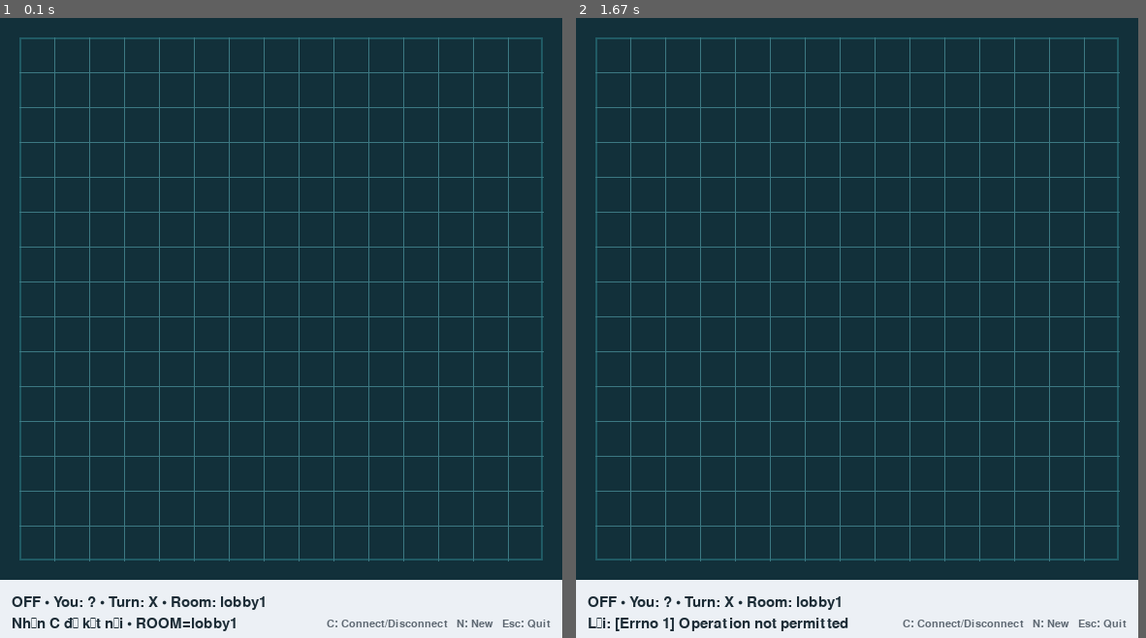
Above: before the commit, frames 1-2 (left to right).
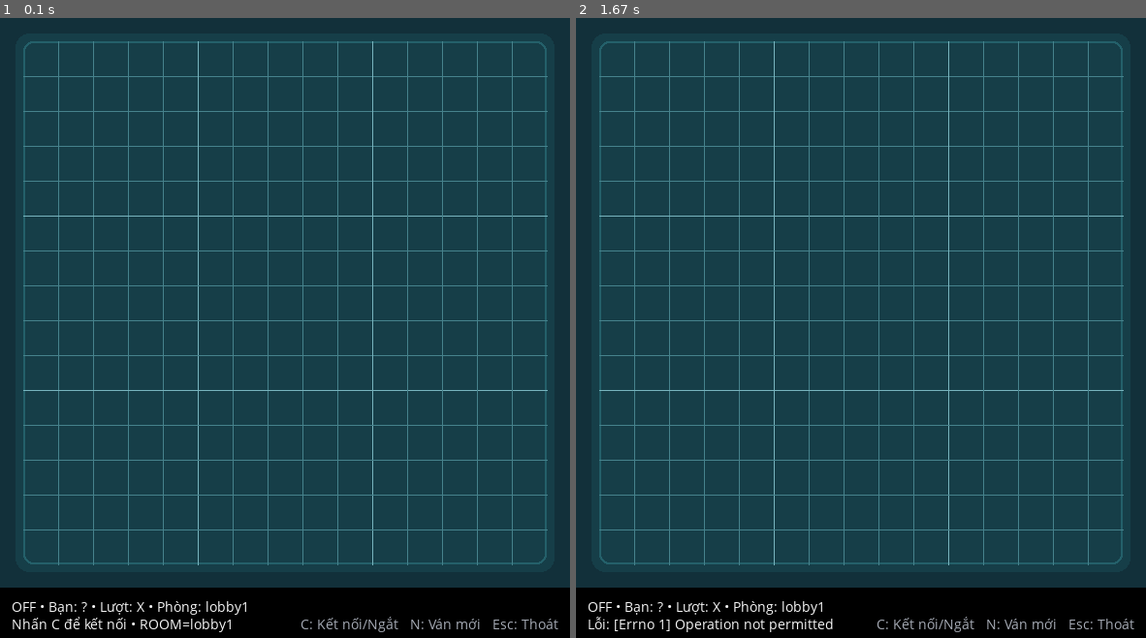
Above: after the commit, the same moments.

Repository: SilviaNguyen/CaroGame---Lap-Trinh-Mang-
Game: pygame game, started from client_pygame.py
Same seed, same stepped clock (60 frames per second), same inputs: the game is played once before the commit and once after it.
Inputs (mouse positions are in pixels of both pictures, inside the frame that each line leads up to):
- Up to frame 1 (0.1 s): no input
- Up to frame 2 (1.67 s): tap C at 0.33 s; click (866, 371) at 0.72 s
In our replay, the window is 580x640 before the commit and 588x640 after it. These sizes can differ from the game's own. Grey fills any space a smaller window leaves; there, only what the larger window draws over its background counts as a difference.

The runs differ from the first frame. In frame 1, 19% of the frame differs, in the area x 0-100%, y 3-100%; in frame 2, 19%.

Commit message:
UI fix + multiple clients + handle leaving

Diff:
--- a/board.py
+++ b/board.py
@@ -1,82 +1,66 @@
-from typing import List, Optional, Tuple
-
 class Board:
     def __init__(self, size: int = 15, win_len: int = 5):
         if size < 3 or win_len < 3:
             raise ValueError("size and win_len must be >= 3")
         self.size = size
         self.win_len = win_len
-        self.grid: List[List[str]] = [["" for _ in range(size)] for _ in range(size)]
+        self.grid = [["" for _ in range(size)] for _ in range(size)]
         self.moves = 0
-        self.winner: Optional[str] = None
-        self.turn: str = "X"  # X đi trước
+        self.winner = None
+        self.turn = "X"
+        self.win_line = None  # [(x,y), ...]
 
-    def in_bounds(self, x: int, y: int) -> bool:
-        return 0 <= x < self.size and 0 <= y < self.size
-
-    def get(self, x: int, y: int) -> Optional[str]:
-        if not self.in_bounds(x,y):
-            return None
-        return self.grid[y][x]
+    def reset(self):
+        self.grid = [["" for _ in range(self.size)] for _ in range(self.size)]
+        self.moves = 0
+        self.winner = None
+        self.turn = "X"
+        self.win_line = None
 
     def place(self, x: int, y: int, symbol: str) -> bool:
-        if self.winner is not None:
+        if self.winner:
             return False
-        if not self.in_bounds(x, y) or self.grid[y][x] != "" or symbol != self.turn:
+        if not (0 <= x < self.size and 0 <= y < self.size):
+            return False
+        if self.grid[y][x] != "":
             return False
         self.grid[y][x] = symbol
         self.moves += 1
-        if self.check_win_from(x, y):
+        win, line = self.check_win(x, y, symbol)
+        if win:
             self.winner = symbol
+            self.win_line = line
         else:
             self.turn = "O" if self.turn == "X" else "X"
         return True
 
-    def line_count(self, x: int, y: int, dx: int, dy: int) -> int:
-        sym = self.get(x, y)
-        if sym == "":
-            return 0
-        total = 1
-        # tiến
-        cx, cy = x + dx, y + dy
-        while self.in_bounds(cx, cy) and self.get(cx, cy) == sym:
-            total += 1
-            cx += dx
-            cy += dy
-        # lùi
-        cx, cy = x - dx, y - dy
-        while self.in_bounds(cx, cy) and self.get(cx, cy) == sym:
-            total += 1
-            cx -= dx
-            cy -= dy
-        return total
+    def check_win(self, x: int, y: int, symbol: str):
+        dirs = [(1, 0), (0, 1), (1, 1), (1, -1)]
+        for dx, dy in dirs:
+            coords = [(x, y)]
+            # + direction
+            nx, ny = x, y
+            while True:
+                nx += dx; ny += dy
+                if 0 <= nx < self.size and 0 <= ny < self.size and self.grid[ny][nx] == symbol:
+                    coords.append((nx, ny))
+                else:
+                    break
+            # - direction
+            nx, ny = x, y
+            while True:
+                nx -= dx; ny -= dy
+                if 0 <= nx < self.size and 0 <= ny < self.size and self.grid[ny][nx] == symbol:
+                    coords.insert(0, (nx, ny))
+                else:
+                    break
 
-    def check_win_from(self, x: int, y: int) -> bool:
-        directions = [(1,0),(0,1),(1,1),(1,-1)]
-        for dx, dy in directions:
-            if self.line_count(x, y, dx, dy) >= self.win_len:
-                return True
-        return False
+            if len(coords) >= self.win_len:
+                return True, coords
+        return False, None
 
     def is_draw(self) -> bool:
-        return self.winner is None and self.moves >= self.size * self.size
+        return self.moves >= self.size * self.size and self.winner is None
 
-    def to_list(self) -> List[List[str]]:
-        return self.grid
-
-    @classmethod
-    def from_list(cls, grid: List[List[str]], turn: str, win_len: int):
-        b = cls(size=len(grid), win_len=win_len)
-        b.grid = grid
-        b.turn = turn
-        # Recompute moves quickly
-        b.moves = sum(1 for row in grid for c in row if c)
-        return b
-
-    # === HÀM MỚI ĐƯỢC THÊM ĐỂ XỬ LÝ NÚT NEW===
-    def reset(self):
-        """Sửa lỗi crash khi bấm New Game."""
-        self.grid = [["" for _ in range(self.size)] for _ in range(self.size)]
-        self.moves = 0
-        self.winner = None
-        self.turn = "X"
+    def to_list(self):
+        return [row[:] for row in self.grid]
--- a/client_pygame.py
+++ b/client_pygame.py
@@ -1,4 +1,4 @@
-import sys, socket, threading, json, pygame
+import sys, socket, threading, json, pygame, os
 
 HOST = "127.0.0.1"; PORT = 5000
 if len(sys.argv)>=2: HOST = sys.argv[1]
@@ -6,15 +6,46 @@
 ROOM = "lobby1"
 if len(sys.argv)>=4: ROOM = sys.argv[3]
 
-SIZE=15; CELL=36; MARGIN=20
-W=MARGIN*2+CELL*SIZE; H=MARGIN*2+CELL*SIZE+60; FPS=60
+SIZE=15; CELL=36; MARGIN=24
+W=MARGIN*2+CELL*SIZE; H=MARGIN*2+CELL*SIZE+52  # bar thấp hơn
+FPS=60
 
 pygame.init()
 screen=pygame.display.set_mode((W,H)); pygame.display.set_caption("Caro LAN Client")
-clock=pygame.time.Clock(); font=pygame.font.SysFont(None,22); small=pygame.font.SysFont(None,16)
-
-BG=(18,48,58); GRID=(60,120,130); LINE=(32,90,100)
-XCOL=(230,240,240); OCOL=(235,85,85); BAR=(236,240,245); TXT=(28,44,54); MUTED=(95,105,115)
+clock=pygame.time.Clock()
+
+# ---------- Font Unicode đẹp ----------
+def load_vn_font(size: int):
+    # Ưu tiên font kèm theo
+    for ttf in ["NotoSans-SemiBold.ttf","NotoSans-Regular.ttf","DejaVuSans.ttf","Roboto-Regular.ttf"]:
+        p = os.path.join(os.path.dirname(__file__), ttf)
+        if os.path.exists(p):
+            return pygame.font.Font(p, size)
+    # Font hệ thống
+    candidates = ["segoeui","arial","tahoma","dejavusans","notosans","roboto","arialunicodems"]
+    path = pygame.font.match_font(candidates)
+    if path: return pygame.font.Font(path, size)
+    return pygame.font.SysFont(None, size)
+
+# Font: chữ chính nhỏ gọn, status bar nhỏ hơn
+font = load_vn_font(20)
+small = load_vn_font(14)
+
+# ---------- Palette ----------
+BG=(18,48,58)        # nền tổng thể
+PANEL=(22,62,72)     # tấm nền bo quanh bàn
+GRID=(70,130,140)    # lưới thường (dùng aaline)
+GRID5=(120,180,190)  # lưới mỗi 5 ô
+BORDER=(36,96,106)   # viền bàn
+XCOL=(235,240,240)
+OCOL=(235,85,85)
+WINCOL=(255,210,64)
+
+BAR=(0,0,0)          # status bar nền đen
+TXT=(245,245,245)    # chữ trắng
+MUTED=(165,170,180)  # chữ mờ
+
+BAR_H=52
 
 class Net:
     def __init__(self, onmsg):
@@ -24,7 +55,6 @@
         try:
             s=socket.socket(socket.AF_INET, socket.SOCK_STREAM); s.connect((host,port))
             self.sock=s; self.connected=True; threading.Thread(target=self.reader, daemon=True).start()
-            # gửi join ngay
             self.send({"type":"join","room":ROOM})
             return True
         except Exception as e:
@@ -61,7 +91,13 @@
     def __init__(self):
         self.grid=[["" for _ in range(SIZE)] for _ in range(SIZE)]
         self.turn="X"; self.me="?"; self.winner=None; self.draw=False
+        self.win_line=None
         self.status=f"Nhấn C để kết nối • ROOM={ROOM}"
+
+    def _update_turn_status(self):
+        if self.winner or self.draw: return
+        self.status = "Đến lượt bạn" if self.me == self.turn else "Chưa đến lượt bạn"
+
     def apply(self, m):
         t=m.get("type")
         if t=="welcome":
@@ -69,22 +105,42 @@
             net.send({"type":"sync"})
         elif t=="start":
             self.grid=m.get("board",self.grid); self.turn=m.get("turn",self.turn)
-            self.winner=None; self.draw=False; self.status="Ván mới bắt đầu"
+            self.winner=None; self.draw=False; self.win_line=None
+            self._update_turn_status()
         elif t=="update":
             self.grid=m.get("board",self.grid); self.turn=m.get("turn",self.turn)
             self.winner=m.get("winner"); self.draw=m.get("draw",False)
+            self.win_line=m.get("win_line")
+            if not (self.winner or self.draw):
+                self._update_turn_status()
         elif t=="end":
             self.status=m.get("message","Kết thúc ván")
+            if m.get("win_line") is not None:
+                self.win_line = m.get("win_line")
         elif t in ("info","error"):
             self.status=m.get("message","")
 
+st = State()
+net = Net(lambda m: st.apply(m))
+
 def draw_board(st):
-    rect=pygame.Rect(MARGIN,MARGIN,CELL*SIZE,CELL*SIZE)
-    pygame.draw.rect(screen,LINE,rect,2)
-    for i in range(1,SIZE):
-        x=MARGIN+i*CELL; y=MARGIN+i*CELL
-        pygame.draw.line(screen,GRID,(x,MARGIN),(x,MARGIN+CELL*SIZE),1)
-        pygame.draw.line(screen,GRID,(MARGIN,y),(MARGIN+CELL*SIZE,y),1)
+    # panel bo góc
+    panel = pygame.Rect(MARGIN-8, MARGIN-8, CELL*SIZE+16, CELL*SIZE+16)
+    pygame.draw.rect(screen, PANEL, panel, border_radius=14)
+
+    # khung bàn
+    board_rect = pygame.Rect(MARGIN, MARGIN, CELL*SIZE, CELL*SIZE)
+    pygame.draw.rect(screen, BORDER, board_rect, width=2, border_radius=10)
+
+    # lưới mịn với aaline; đậm mỗi 5 ô
+    for i in range(1, SIZE):
+        x = MARGIN + i*CELL
+        y = MARGIN + i*CELL
+        col = GRID5 if i % 5 == 0 else GRID
+        pygame.draw.aaline(screen, col, (x,MARGIN), (x,MARGIN+CELL*SIZE))
+        pygame.draw.aaline(screen, col, (MARGIN,y), (MARGIN+CELL*SIZE,y))
+
+    # quân cờ
     for y in range(SIZE):
         for x in range(SIZE):
             v=st.grid[y][x]
@@ -92,26 +148,35 @@
             cx=MARGIN+x*CELL+CELL//2; cy=MARGIN+y*CELL+CELL//2
             if v=="X":
                 s=CELL//2-6
-                pygame.draw.line(screen,XCOL,(cx-s,cy-s),(cx+s,cy+s),4)
-                pygame.draw.line(screen,XCOL,(cx-s,cy+s),(cx+s,cy-s),4)
+                pygame.draw.line(screen,XCOL,(cx-s,cy-s),(cx+s,cy+s),5)
+                pygame.draw.line(screen,XCOL,(cx-s,cy+s),(cx+s,cy-s),5)
             else:
-                r=CELL//2-6; pygame.draw.circle(screen,OCOL,(cx,cy),r,4)
-    return rect
+                r=CELL//2-6; pygame.draw.circle(screen,OCOL,(cx,cy),r,5)
+
+    # đường thắng
+    if st.win_line and len(st.win_line) >= 2:
+        (sx,sy) = st.win_line[0]
+        (ex,ey) = st.win_line[-1]
+        sx = MARGIN + sx*CELL + CELL//2
+        sy = MARGIN + sy*CELL + CELL//2
+        ex = MARGIN + ex*CELL + CELL//2
+        ey = MARGIN + ey*CELL + CELL//2
+        pygame.draw.line(screen, WINCOL, (sx,sy), (ex,ey), 7)
 
 def draw_status(st, net):
-    bar=pygame.Rect(0,H-60,W,60); pygame.draw.rect(screen,BAR,bar)
-    left=f"{'ON' if net.connected else 'OFF'} • You: {st.me} • Turn: {st.turn} • Room: {ROOM}"
+    bar=pygame.Rect(0, H-BAR_H, W, BAR_H)
+    pygame.draw.rect(screen, BAR, bar)
+
+    left=f"{'ON' if net.connected else 'OFF'} • Bạn: {st.me} • Lượt: {st.turn} • Phòng: {ROOM}"
     right=st.status
-    screen.blit(font.render(left,True,TXT),(12,H-44))
-    screen.blit(font.render(right,True,TXT),(12,H-22))
-    tips="C: Connect/Disconnect   N: New   Esc: Quit"
-    w=small.size(tips)[0]; screen.blit(small.render(tips,True,MUTED),(W-w-12,H-20))
-
-st = State()
-net = Net(lambda m: st.apply(m))
+    screen.blit(small.render(left,True,TXT),(12, H-BAR_H+10))
+    screen.blit(small.render(right,True,TXT),(12, H-BAR_H+28))
+
+    tips="C: Kết nối/Ngắt   N: Ván mới   Esc: Thoát"
+    w=small.size(tips)[0]
+    screen.blit(small.render(tips,True,MUTED),(W-w-12, H-BAR_H+28))
 
 def main():
-    global net, st
     running=True
     while running:
         for e in pygame.event.get():
@@ -121,25 +186,27 @@
                 elif e.key==pygame.K_c:
                     if not net.connected:
                         ok=net.connect(HOST,PORT)
-                        st.status="Connected" if ok else f"Lỗi: {net.err}"
+                        st.status="Đã kết nối" if ok else f"Lỗi: {net.err}"
                     else:
-                        net.close(); st.status="Disconnected"
+                        net.close(); st.status="Đã ngắt kết nối"
                 elif e.key==pygame.K_n and net.connected:
                     net.send({"type":"reset"})
             elif e.type==pygame.MOUSEBUTTONDOWN and e.button==1:
-                rect=pygame.Rect(MARGIN,MARGIN,CELL*SIZE,CELL*SIZE)
-                if rect.collidepoint(e.pos) and net.connected and not st.winner and not st.draw:
+                board_rect = pygame.Rect(MARGIN, MARGIN, CELL*SIZE, CELL*SIZE)
+                if board_rect.collidepoint(e.pos) and net.connected and not st.winner and not st.draw:
                     if st.me!=st.turn:
                         st.status="Chưa đến lượt bạn"
                     else:
                         gx=(e.pos[0]-MARGIN)//CELL; gy=(e.pos[1]-MARGIN)//CELL
-                        if 0<=gx<SIZE and 0<=gy<SIZE:
-                            if st.grid[gy][gx]=="":
-                                net.send({"type":"move","x":int(gx),"y":int(gy)})
-                            else:
-                                st.status="Ô đã có quân"
-        screen.fill(BG); draw_board(st); draw_status(st,net)
+                        if 0<=gx<SIZE and 0<=gy<SIZE and st.grid[gy][gx]=="":
+                            net.send({"type":"move","x":int(gx),"y":int(gy)})
+                        else:
+                            st.status="Ô đã có quân"
+        screen.fill(BG)
+        draw_board(st)
+        draw_status(st,net)
         pygame.display.flip(); clock.tick(FPS)
+
     net.close(); pygame.quit(); sys.exit()
 
 if __name__=="__main__":
--- a/server.py
+++ b/server.py
@@ -5,17 +5,13 @@
 PORT = 5000
 
 lock = threading.Lock()
-
-rooms = {}
+rooms = {}  # { room_name: { "board": Board(), "players": [...] } }
 
 def _send(conn, obj):
-    try:
-        conn.sendall((json.dumps(obj) + "\n").encode("utf-8"))
-    except:
-        pass
+    try: conn.sendall((json.dumps(obj) + "\n").encode("utf-8"))
+    except: pass
 
 def _broadcast(room, obj):
-    # room is the dict object rooms[room_name]
     for p in room["players"]:
         _send(p["conn"], obj)
 
@@ -26,7 +22,8 @@
         "type": "start",
         "message": "Trò chơi bắt đầu!",
         "board": room["board"].to_list(),
-        "turn": room["board"].turn
+        "turn": room["board"].turn,
+        "win_line": None
     })
 
 def _assign_symbol_locked(room):
@@ -61,28 +58,25 @@
             "board": board.to_list(),
             "turn": board.turn,
             "winner": board.winner,
-            "draw": board.is_draw()
+            "draw": board.is_draw(),
+            "win_line": board.win_line
         }
 
     _broadcast(room, upd)
 
     if upd["winner"]:
-        _broadcast(room, {"type":"end","message":f"Người chơi {upd['winner']} thắng!"})
+        _broadcast(room, {"type":"end","message":f"Người chơi {upd['winner']} thắng!", "win_line": upd["win_line"]})
     elif upd["draw"]:
-        _broadcast(room, {"type":"end","message":"Hòa!"})
+        _broadcast(room, {"type":"end","message":"Hòa!", "win_line": None})
 
 def _cleanup_player(room_name, player):
     with lock:
         room = rooms.get(room_name)
-        if not room:
-            return
-        # Gỡ player
+        if not room: return
         if player in room["players"]:
             room["players"].remove(player)
-        # Reset bàn khi có người rời
         room["board"].reset()
-        _broadcast(room, {"type": "info", "message": f"{player['symbol']} đã rời phòng. Sẽ tạo ván mới khi đủ 2 người."})
-        # Xóa phòng nếu trống
+        _broadcast(room, {"type":"info","message":f"{player['symbol']} đã rời phòng. Sẽ tạo ván mới khi đủ 2 người.", "win_line": None})
         if not room["players"]:
             del rooms[room_name]
 
@@ -94,117 +88,22 @@
 
     try:
         while True:
-            data = conn.recv(4096)
+            try:
+                data = conn.recv(4096)
+            except (ConnectionResetError, ConnectionAbortedError, OSError):
+                break
             if not data:
                 break
+
             buf += data.decode("utf-8")
             while "\n" in buf:
                 line, buf = buf.split("\n", 1)
                 line = line.strip()
                 if not line:
                     continue
-
-                # Hỗ trợ cả JSON và lệnh text đơn giản
-                msg = None
-                try:
-                    msg = json.loads(line)
-                except json.JSONDecodeError:
-                    parts = line.split()
-                    if parts:
-                        cmd = parts[0].upper()
-                        if cmd == "RESET":
-                            if room_name and player:
-                                with lock:
-                                    room = rooms.get(room_name)
-                                    if room and len(room["players"]) == 2:
-                                        _start_game_locked(room)
-                            else:
-                                _send(conn, {"type":"error","message":"Chưa tham gia phòng"})
-                            continue
-                        elif cmd == "MOVE" and len(parts) >= 3:
-                            if room_name and player:
-                                room = rooms.get(room_name)
-                                if room:
-                                    _handle_move(room, player, int(parts[1]), int(parts[2]))
-                            else:
-                                _send(conn, {"type":"error","message":"Chưa tham gia phòng"})
-                            continue
-                        else:
-                            _send(conn, {"type":"error","message":"Lệnh không hợp lệ"})
-                            continue
-
-                # Nếu là JSON
-                if msg:
-                    t = msg.get("type", "")
-                    if t == "join":
-                        # Nhận tham gia phòng
-                        requested = str(msg.get("room", "default"))
-                        with lock:
-                            room = rooms.get(requested)
-                            if not room:
-                                room = {"board": Board(), "players": []}
-                                rooms[requested] = room
-
-                            if len(room["players"]) >= 2:
-                                _send(conn, {"type":"error","message":"Phòng đã đủ 2 người"})
-                                try: conn.close()
-                                except: pass
-                                print("[SERVER] Từ chối người thứ 3", addr, "-> room:", requested)
-                                return
-
-                            sym = _assign_symbol_locked(room)
-                            if sym is None:
-                                _send(conn, {"type":"error","message":"Phòng đã đủ người"})
-                                try: conn.close()
-                                except: pass
-                                return
-
-                            player = {"conn": conn, "addr": addr, "symbol": sym}
-                            room["players"].append(player)
-                            room_name = requested
-
-                            print(f"[SERVER] {addr} vào phòng '{room_name}' -> {sym}")
-                            _send(conn, {"type":"welcome","room":room_name,"symbol":sym})
-
-                            if len(room["players"]) == 2:
-                                _start_game_locked(room)
-                            else:
-                                _send(conn, {"type":"info","message":"Đang đợi người chơi thứ hai..."})
-
-                    elif t == "move":
-                        if room_name and player:
-                            room = rooms.get(room_name)
-                            if room:
-                                _handle_move(room, player, int(msg["x"]), int(msg["y"]))
-                        else:
-                            _send(conn, {"type":"error","message":"Chưa tham gia phòng"})
-
-                    elif t == "reset":
-                        if room_name and player:
-                            with lock:
-                                room = rooms.get(room_name)
-                                if room and len(room["players"]) == 2:
-                                    _start_game_locked(room)
-                        else:
-                            _send(conn, {"type":"error","message":"Chưa tham gia phòng"})
-
-                    elif t == "sync":
-                        if room_name:
-                            with lock:
-                                room = rooms.get(room_name)
-                                if room:
-                                    b = room["board"]
-                                    _send(conn, {"type":"update","board":b.to_list(),"turn":b.turn,
-                                                 "winner":b.winner,"draw":b.is_draw()})
-                        else:
-                            _send(conn, {"type":"error","message":"Chưa tham gia phòng"})
-                    else:
-                        _send(conn, {"type":"error","message":"Lệnh không hợp lệ"})
     finally:
-        try:
-            conn.close()
-        except:
-            pass
+        try: conn.close()
+        except: pass
         if room_name and player:
             _cleanup_player(room_name, player)
         print("[SERVER] Ngắt kết nối", addr)
